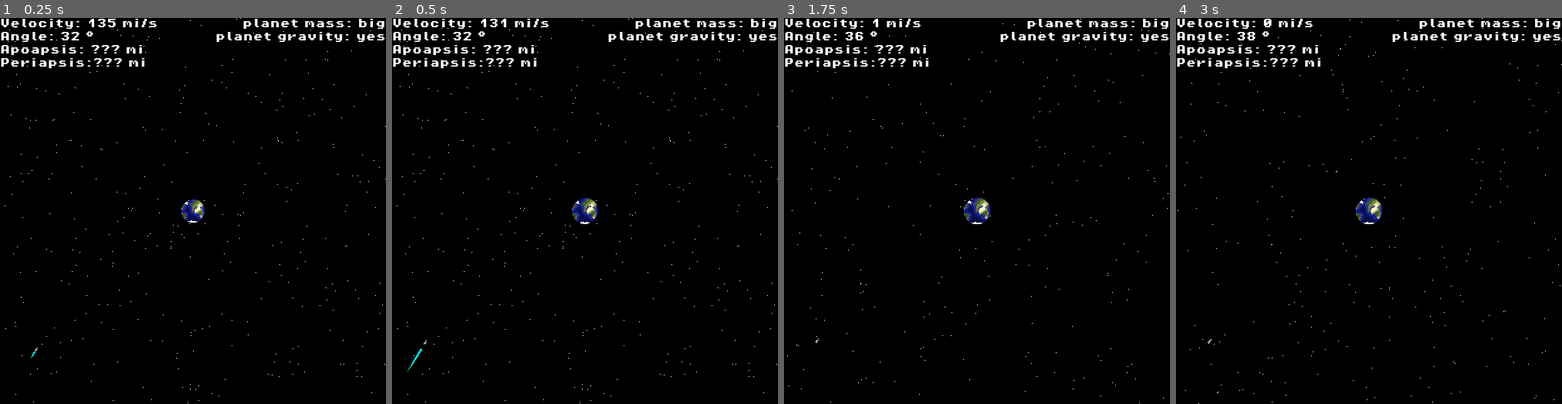
Above: before the commit, frames 1-4 (left to right).
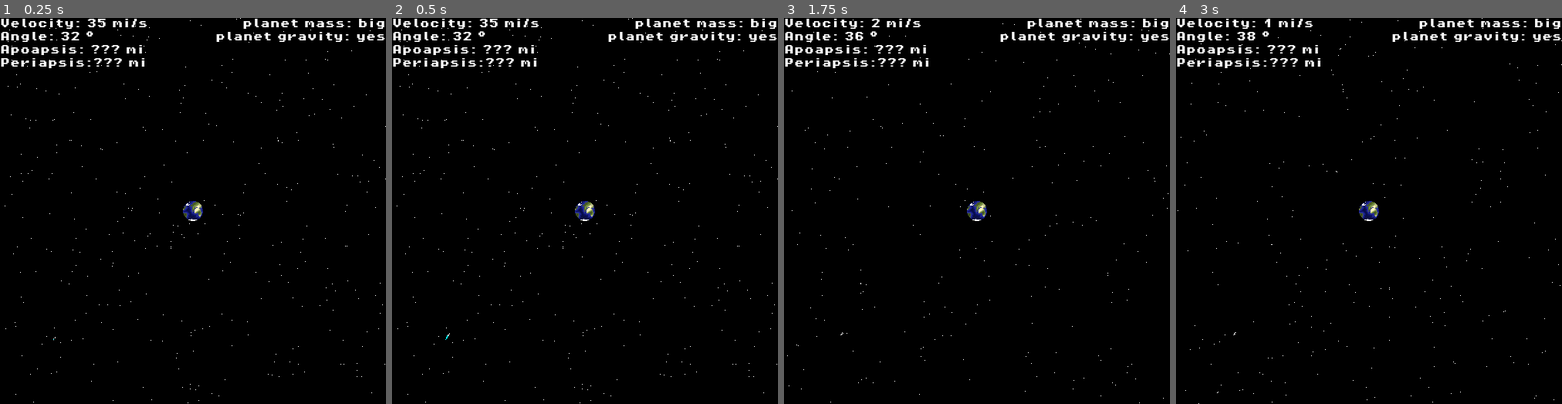
Above: after the commit, the same moments.

Repository: Millikan-Coding-Club/temporary
Game: Godot game, scene res://scenes/game.tscn
Same seed, same stepped clock (60 frames per second), same inputs: the game is played once before the commit and once after it.
Inputs:
- Up to frame 1 (0.25 s): no input
- Up to frame 2 (0.5 s): no input
- Up to frame 3 (1.75 s): hold D (right) 0.53-1.28 s; hold R 0.53-1.28 s; hold A (left) from 1.28 s (still down); tap R at 1.35 s
- Up to frame 4 (3 s): release A (left) at 2.03 s; hold R 2.03-2.78 s; hold D (right) from 2.03 s (still down); tap R at 2.85 s

The runs differ from the first frame. In frame 1, 0.4% of the frame differs, in the area x 8-53%, y 0-88%; in frame 2, 0.5%, in the area x 4-54%, y 0-92%; in frame 3, 0.3%; in frame 4, 0.3%.

Commit message:
zoom interval and set linear damp to 0
you had to go to project settings and set the default linear damp to zero to fix it

Diff:
--- a/2d-game-jam-2024/project.godot
+++ b/2d-game-jam-2024/project.godot
@@ -39,3 +39,4 @@
 [physics]
 
 2d/default_gravity_vector=Vector2(0, 0)
+2d/default_linear_damp=0.0
--- a/2d-game-jam-2024/scenes/game.tscn
+++ b/2d-game-jam-2024/scenes/game.tscn
@@ -20,7 +20,7 @@
 
 [node name="Player" parent="." instance=ExtResource("1_u7n24")]
 position = Vector2(399, 455)
-initial_thrust = 100
+initial_thrust = 25
 spawn_dist = 250
 
 [node name="Camera2D" type="Camera2D" parent="."]
--- a/2d-game-jam-2024/scenes/player.tscn
+++ b/2d-game-jam-2024/scenes/player.tscn
@@ -14,7 +14,6 @@
 mass = 250.0
 physics_material_override = SubResource("PhysicsMaterial_gi4ek")
 script = ExtResource("1_gba11")
-spawn_dist = 100
 
 [node name="Sprite2D" type="Sprite2D" parent="."]
 scale = Vector2(0.02, 0.02)
--- a/2d-game-jam-2024/scripts/MASTERSCRIPT.gd
+++ b/2d-game-jam-2024/scripts/MASTERSCRIPT.gd
@@ -6,6 +6,7 @@
 	$UI/crashed.hide()
 	$UI/RestartButton.hide()
 	$Player.spawn_in()
+	$Camera2D.zoom = Vector2(1,1)
 
 func _on_restart_button_pressed():
 	restart()
--- a/2d-game-jam-2024/scripts/camera.gd
+++ b/2d-game-jam-2024/scripts/camera.gd
@@ -6,6 +6,16 @@
 # Called every frame. 'delta' is the elapsed time since the previous frame.
 func _process(delta: float) -> void:
 	var player_dist = player.position.distance_to(planet.position)
-	if player_dist != 0:
-		zoom.x = 300 / (player_dist + 25)
-		zoom.y = zoom.x
+	#if player_dist != 0:
+		#zoom.x = 300 / (player_dist + 25)
+		#zoom.y = zoom.x
+
+	#interval zoom?
+	if player_dist < 200:
+		zoom = Vector2(1.3, 1.3)
+	if player_dist < 160:
+		zoom = Vector2(1.6, 1.6)
+	if player_dist < 120:
+		zoom = Vector2(2, 2)
+	if player_dist < 80:
+		zoom = Vector2(3, 3)
--- a/2d-game-jam-2024/scripts/player.gd
+++ b/2d-game-jam-2024/scripts/player.gd
@@ -8,7 +8,7 @@
 @export var initial_thrust := 50
 @export var const_thrust := 10
 @export var sideways_thrust := 1000.0
-@export var offset := 100
+# @export var offset := 100
 @export var spawn_dist := 500
 @export var angle_variance := 0.5 # Radians
 var torque := 100
@@ -32,7 +32,7 @@
 	state.apply_torque(rotation_direction * torque)
 	update_ui()
 
-#spawns player at edge randomly and aims them at the planet based on the offset
+# spawns player at edge randomly and aims them at the planet based on the offset
 func spawn_in():
 	trajectory.clear_points()
 	linear_velocity = Vector2(0,0)
@@ -41,6 +41,7 @@
 	position = CENTER + Vector2(cos(rand_angle), sin(rand_angle)) * spawn_dist
 	look_at(CENTER) # Point towards center
 	rotate(PI/2 + randf_range(-angle_variance, angle_variance)) # Fix offset and vary angle by +- angle_variance
+	print(transform.y * -initial_thrust)
 	apply_impulse(transform.y * -initial_thrust)
 
 	#rotate(randf_range(-0.5, 0.5))
